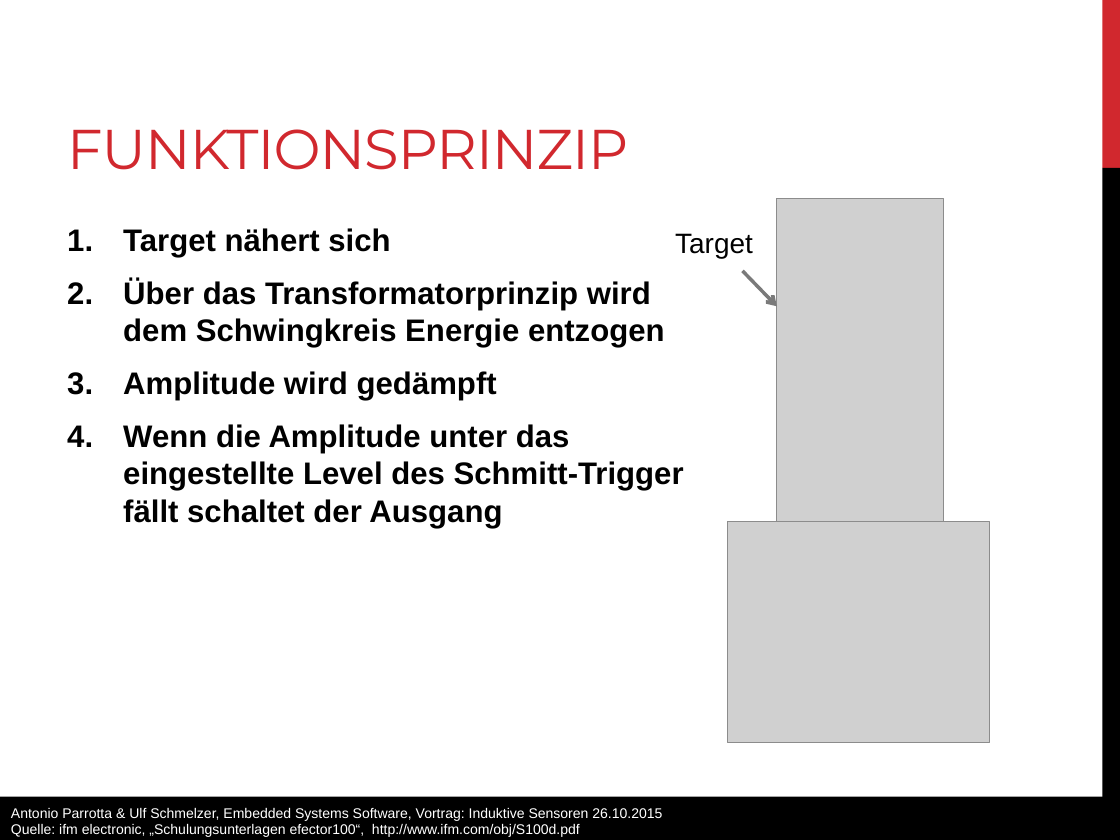
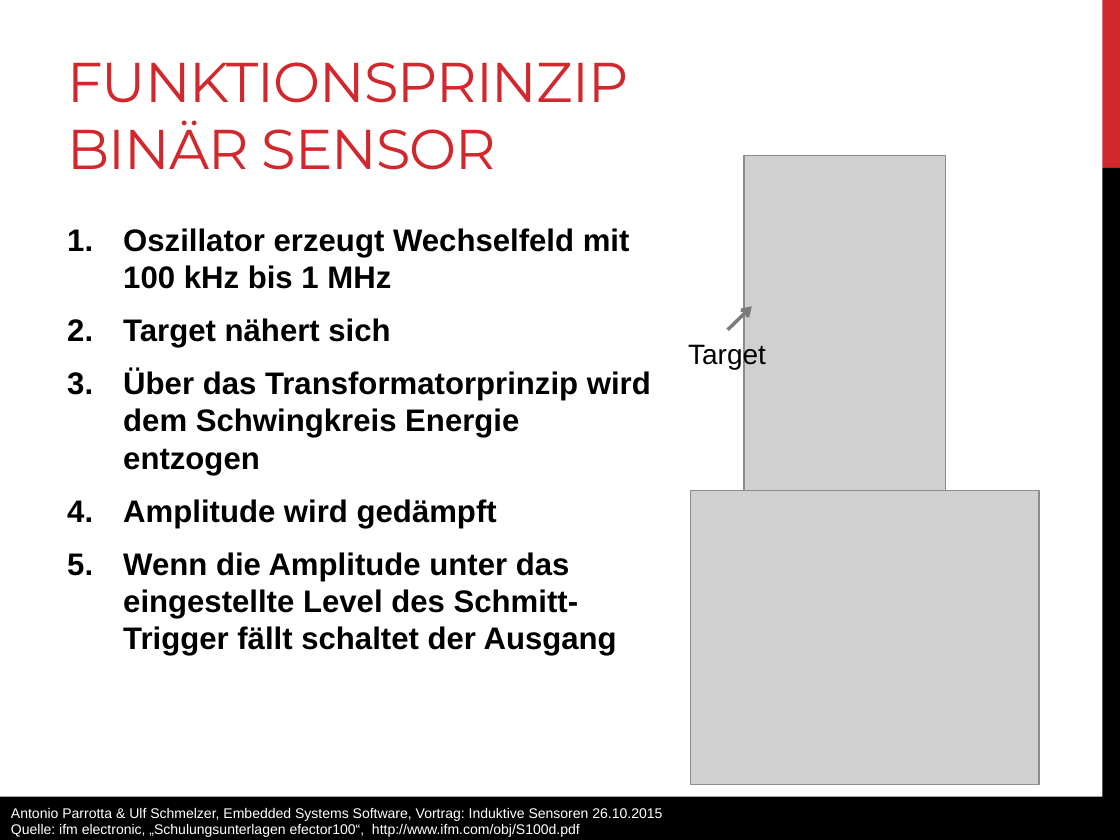
Before and after one commit to anpait00/TIB6, a slide deck: slide 6 of induktiv_sensoren.pptx. Drawn at 1120x840 pixels with LibreOffice and Linux fonts; fonts in the diff are those of the drawing; grey boxes stand for pictures. Boxes give left, top, right and bottom in pixels: in the first picture for what was removed or moved away, otherwise in the second. Text is boxed around its words. In the diff, an @@ line names an element or a change of style, - is before the commit and + after.

```diff
--- a/induktiv_sensoren.pptx
+++ b/induktiv_sensoren.pptx
@@ title at box(67, 62, 628, 170): text changed @@
-FUNKTIONSPRINZIP
+FUNKTIONSPRINZIP
+BINÄR SENSOR
@@ picture: place and size @@
-picture at box(777, 198, 944, 597)
+picture at box(744, 156, 945, 636)
@@ text at box(123, 228, 630, 289): paragraph added @@
+1. Oszillator erzeugt Wechselfeld mit 100 kHz bis 1 MHz
@@ arrow moved from (743, 271) - (777, 306) to (728, 329) - (752, 306) @@
@@ text "Target": place and size @@
-text "Target" at box(675, 233, 753, 258)
+text "Target" at box(688, 342, 766, 369)
@@ picture: place and size @@
-picture at box(728, 522, 990, 743)
+picture at box(691, 491, 1039, 785)
```
Also in this commit, not shown: 1 other slide changed, 1 slide added.
